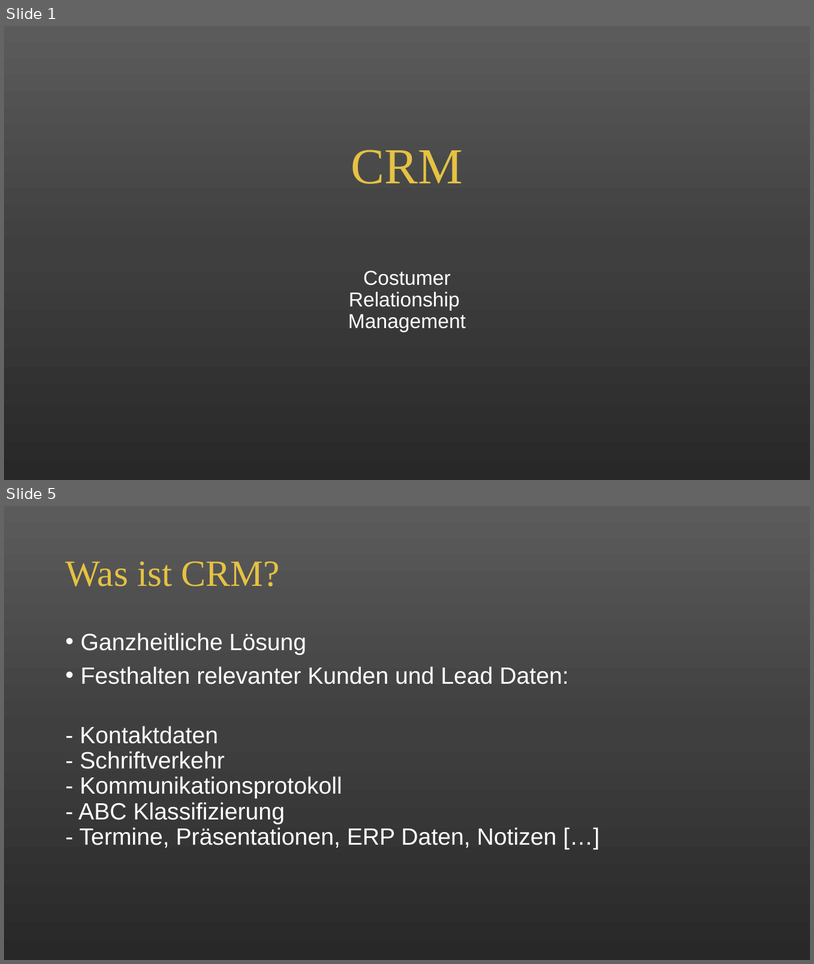
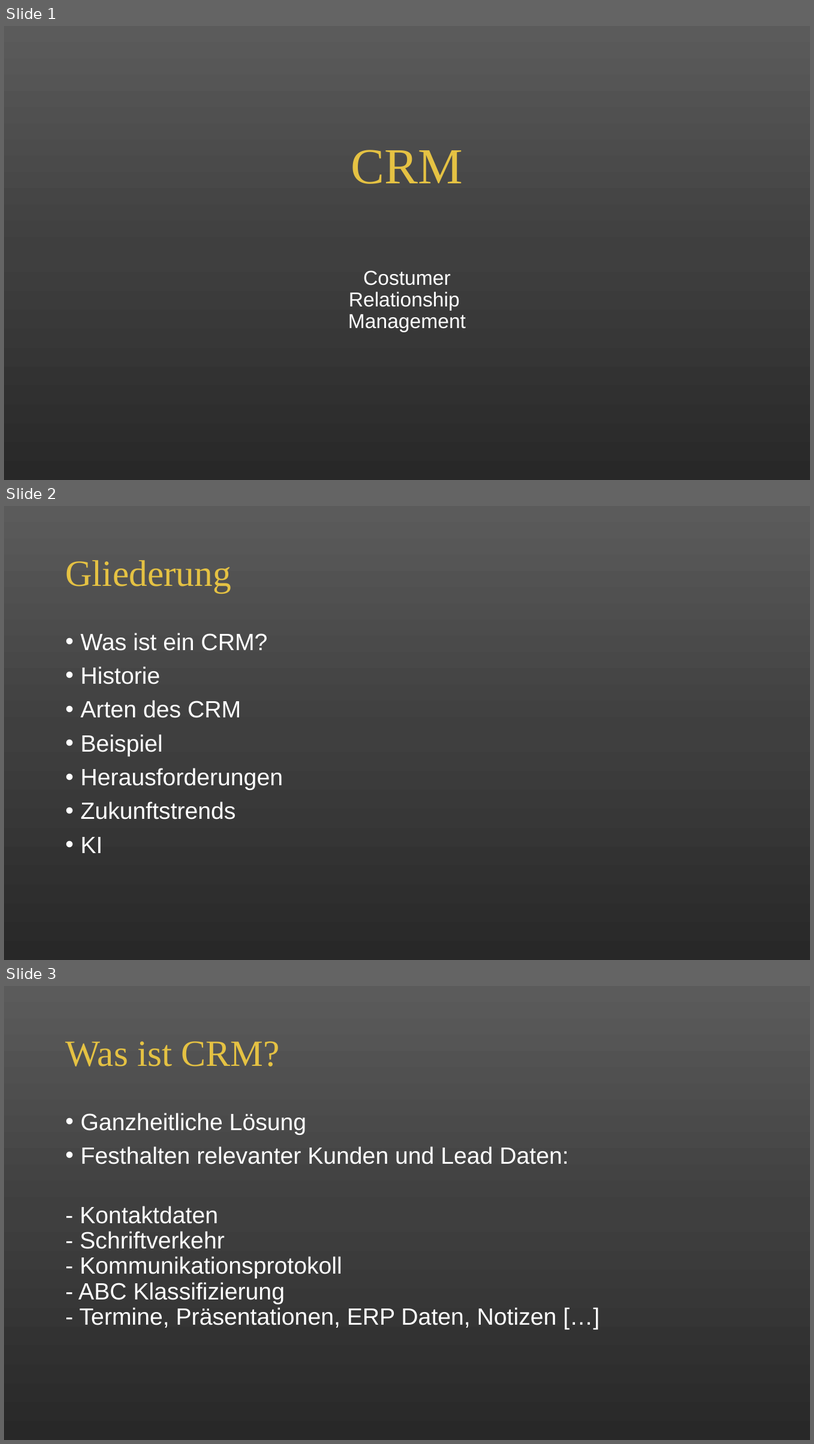
Before and after one commit to alicapr/CRM, a slide deck: CRM.pptx. Shown one above the other, each under a label of ours: slides 1 and 5 before the commit, slides 1, 2 and 3 after it; the slides between them are not shown. The pictures are 814x964 and 814x1444 pixels, drawn with LibreOffice and Linux fonts; fonts in the diff are those of the drawing. Boxes give left, top, right and bottom in pixels: in the first picture for what was removed or moved away, otherwise in the second. Text is boxed around its words. In the diff, an @@ line names an element or a change of style, - is before the commit and + after.

```diff
--- a/CRM.pptx
+++ b/CRM.pptx
@@ slide 2 added at <box>4,506,810,960</box>, background gradient #5B5B5B to #404040 to #292929 @@
@@ title added at <box>65,560,231,592</box>, 44 pt, text #E5C243 @@
+Gliederung
@@ text added at <box>81,633,283,853</box>, 28 pt, text #FFFFFF @@
+• Was ist ein CRM?
+• Historie
+• Arten des CRM
+• Beispiel
+• Herausforderungen
+• Zukunftstrends
+• KI
@@ what was slide 5 is now slide 3 @@
```
Also in this commit, not shown: 1 slide changed, 1 other slide added, 1 slide removed.
